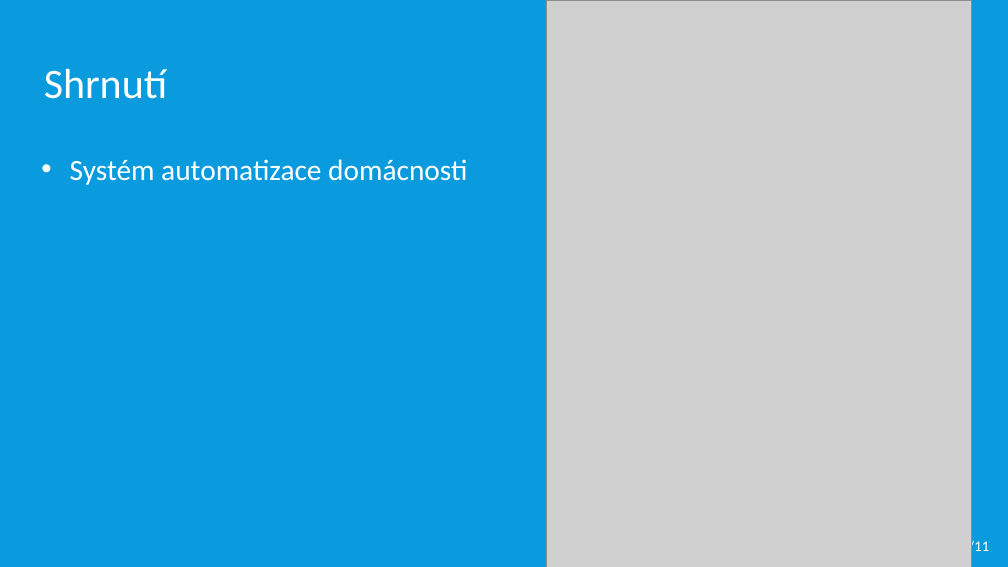
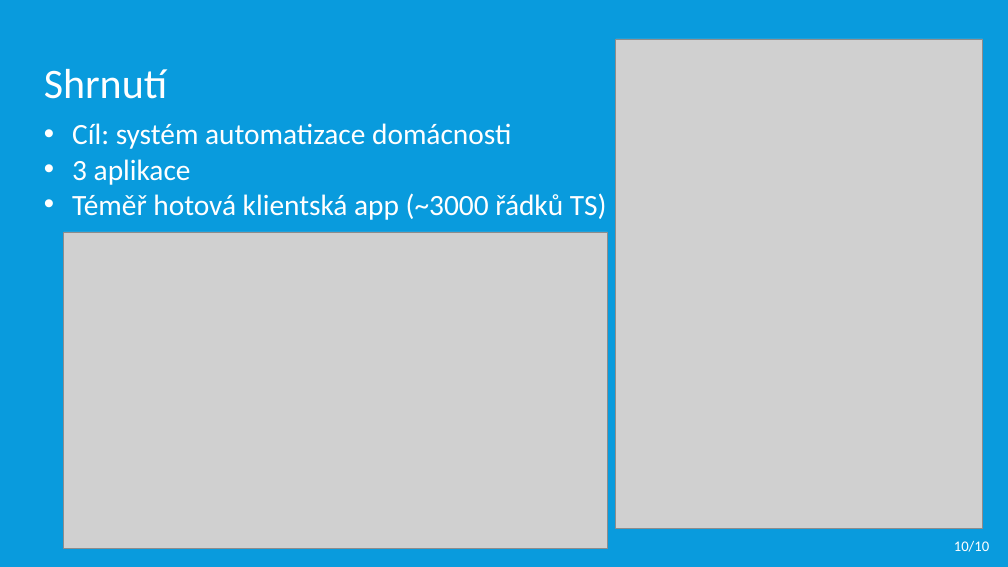
Before and after one commit to dinoq/RPi-Smart-Home, a slide deck: slide 10 of BP/Obhajoba BP/2021/ITT prezentace.pptx. Drawn at 1008x567 pixels with LibreOffice and Linux fonts; fonts in the diff are those of the drawing; grey boxes stand for pictures. Boxes give left, top, right and bottom in pixels: in the first picture for what was removed or moved away, otherwise in the second. Text is boxed around its words. In the diff, an @@ line names an element or a change of style, - is before the commit and + after.

```diff
--- a/BP/Obhajoba BP/2021/ITT prezentace.pptx
+++ b/BP/Obhajoba BP/2021/ITT prezentace.pptx
@@ picture: place and size @@
-picture at [547,0,972,567]
+picture at [616,39,983,529]
@@ text at [72,123,607,220]: text changed @@
-• Systém automatizace domácnosti
+• Cíl: systém automatizace domácnosti
+• 3 aplikace
+• Téměř hotová klientská app (~3000 řádků TS)
@@ picture added at [64,232,607,549] @@
@@ text at [954,541,989,552]: text changed @@
-11/11
+10/10
```
Also in this commit, not shown: 9 other slides changed, 2 other files.
